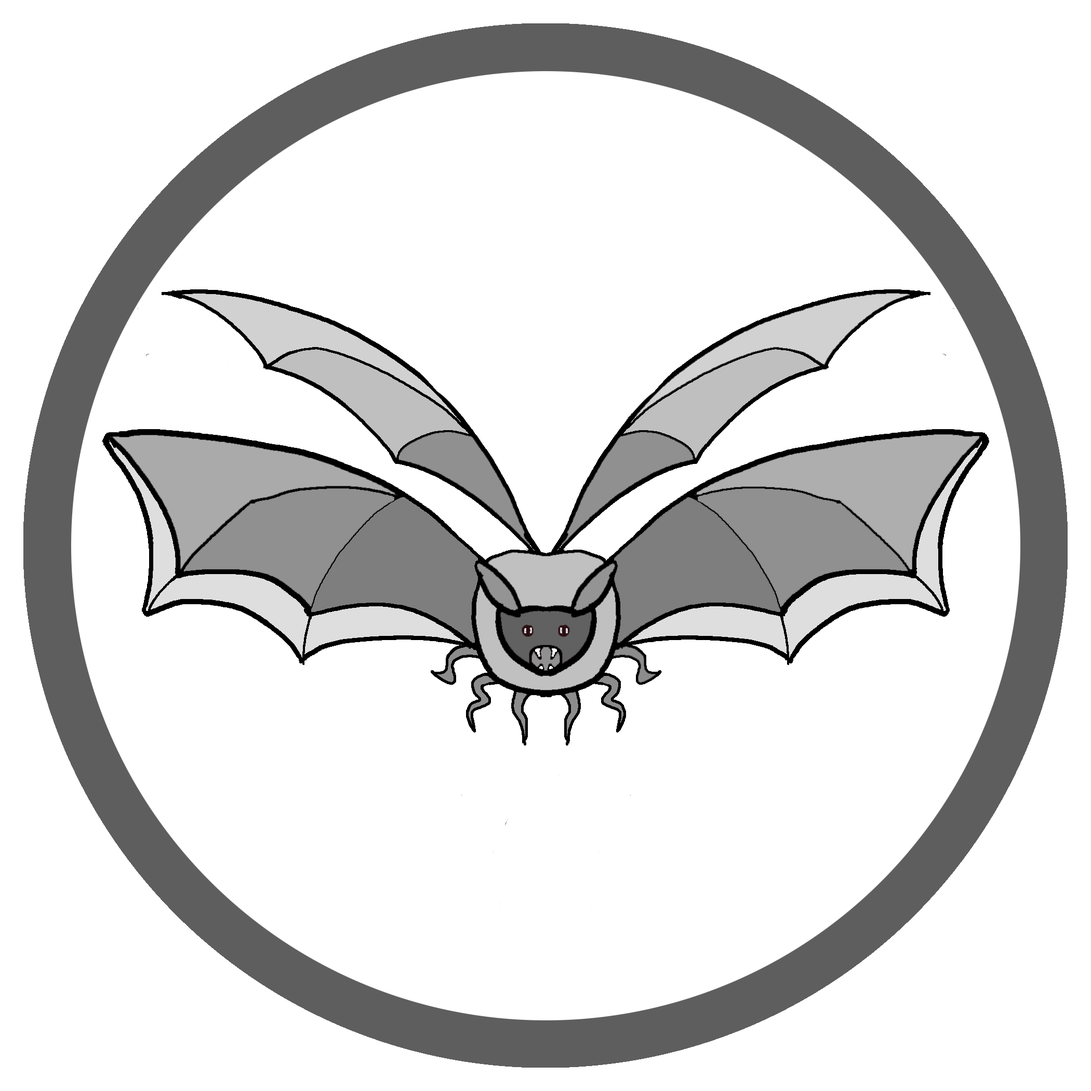
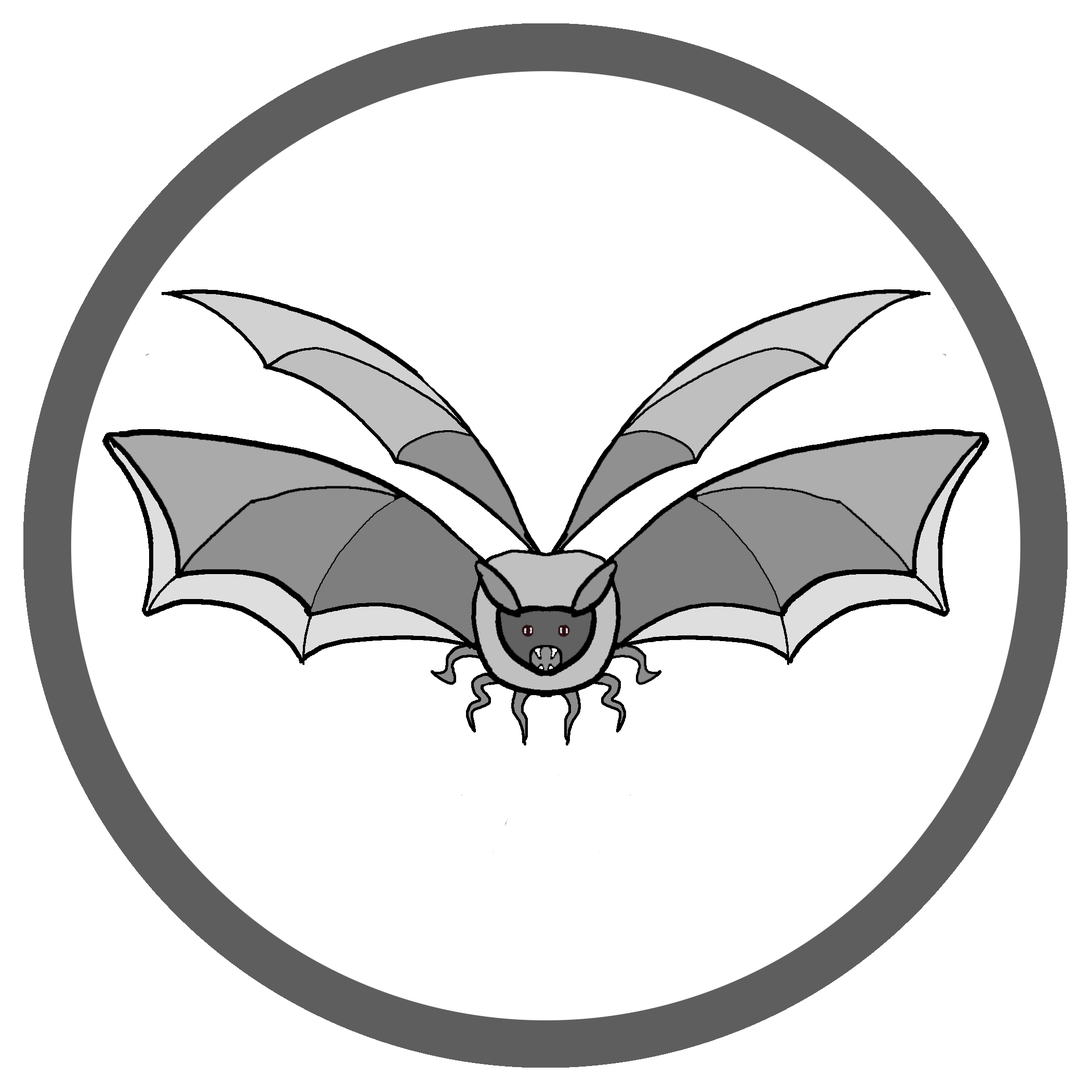
Revision of a layered 1091×1091 image; what changed, layer by layer:
painted on "Layer 4" over [412, 367, 680, 451]
